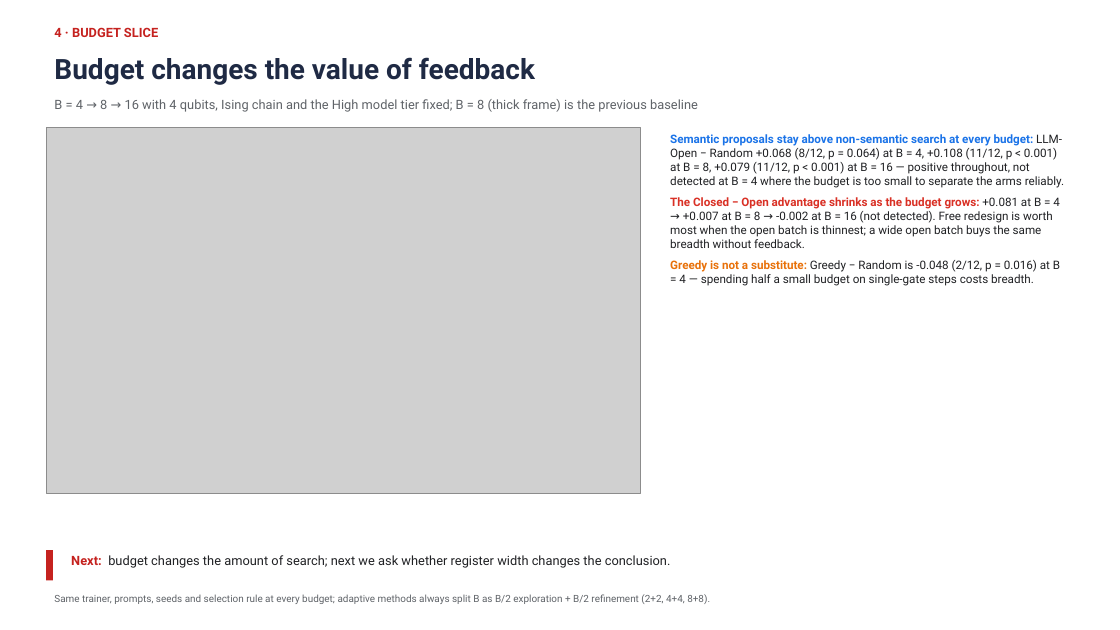
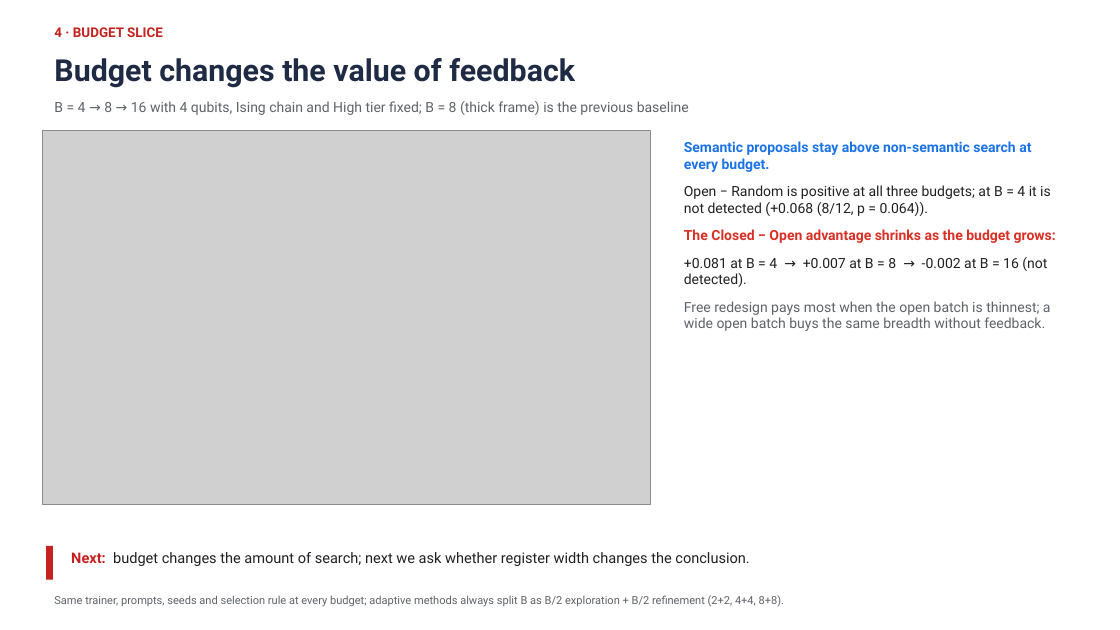
Before and after one commit to dorakingx/llm-vqc, a slide deck: slide 5 of outputs/qae_robustness/deck/20260904_GSoC.pptx. Drawn at 1120x630 pixels with LibreOffice and Linux fonts; fonts in the diff are those of the drawing; grey boxes stand for pictures. Boxes give left, top, right and bottom in pixels: in the first picture for what was removed or moved away, otherwise in the second. Text is boxed around its words. In the diff, an @@ line names an element or a change of style, - is before the commit and + after.

```diff
--- a/outputs/qae_robustness/deck/20260904_GSoC.pptx
+++ b/outputs/qae_robustness/deck/20260904_GSoC.pptx
@@ text "4 · BUDGET SLICE" at [54, 27, 163, 37]: size 11 to 11.5 pt @@
@@ text "Budget changes the value of ..." at [54, 58, 575, 88]: size 24 to 26 pt @@
@@ text at [54, 101, 689, 115]: text changed; size 11 to 12 pt @@
-B = 4 → 8 → 16 with 4 qubits, Ising chain and the High model tier fixed; B = 8 (thick frame) is the previous baseline
+B = 4 → 8 → 16 with 4 qubits, Ising chain and High tier fixed; B = 8 (thick frame) is the previous baseline
@@ picture: place and size @@
-picture at [46, 128, 641, 493]
+picture at [42, 130, 650, 504]
@@ text at [684, 141, 1056, 331]: text changed; size 10 to 12 pt @@
-Semantic proposals stay above non-semantic search at every budget: LLM-Open − Random +0.068 (8/12, p = 0.064) at B = 4, +0.108 (11/12, p < 0.001) at B = 8, +0.079 (11/12, p < 0.001) at B = 16 — positive throughout, not detected at B = 4 where the budget is too small to separate the arms reliably.
-The Closed − Open advantage shrinks as the budget grows: +0.081 at B = 4 → +0.007 at B = 8 → -0.002 at B = 16 (not detected). Free redesign is worth most when the open batch is thinnest; a wide open batch buys the same breadth without feedback.
-Greedy is not a substitute: Greedy − Random is -0.048 (2/12, p = 0.016) at B = 4 — spending half a small budget on single-gate steps costs breadth.
+Semantic proposals stay above non-semantic search at every budget.
+Open − Random is positive at all three budgets; at B = 4 it is not detected (+0.068 (8/12, p = 0.064)).
+The Closed − Open advantage shrinks as the budget grows:
++0.081 at B = 4 → +0.007 at B = 8 → -0.002 at B = 16 (not detected).
+Free redesign pays most when the open batch is thinnest; a wide open batch buys the same breadth without feedback.
@@ rectangle: place and size @@
-rectangle at [46, 550, 53, 581]
+rectangle at [46, 546, 53, 580]
@@ text "Next: budget changes the amount ..." at [71, 552, 749, 566]: size 11 to 12.5 pt @@
@@ text "Same trainer, prompts, seeds and ..." at [54, 595, 784, 607]: size 8.5 to 9.5 pt @@
```
Also in this commit, not shown: 9 other slides changed, 3 other files.
